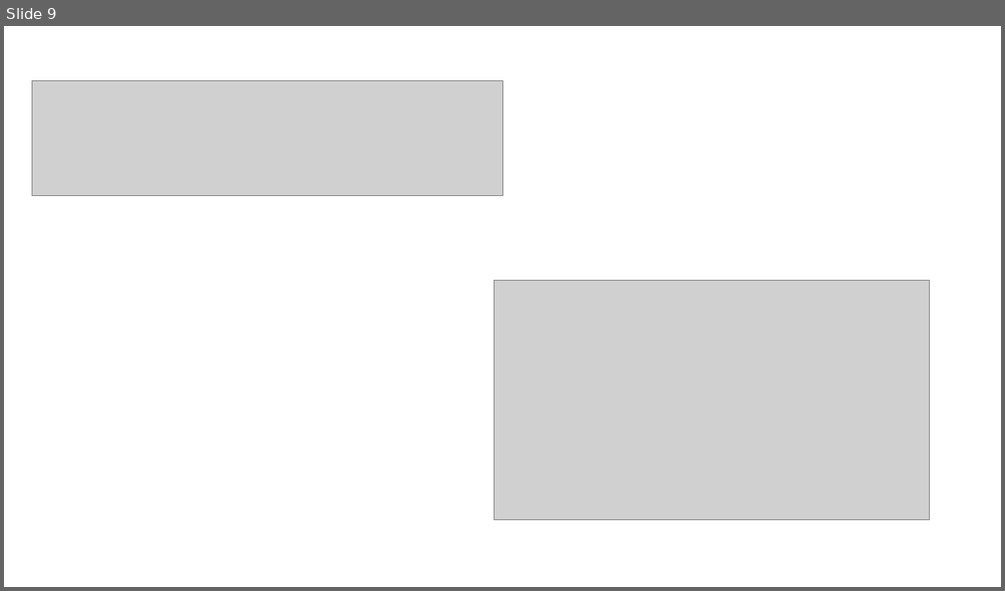
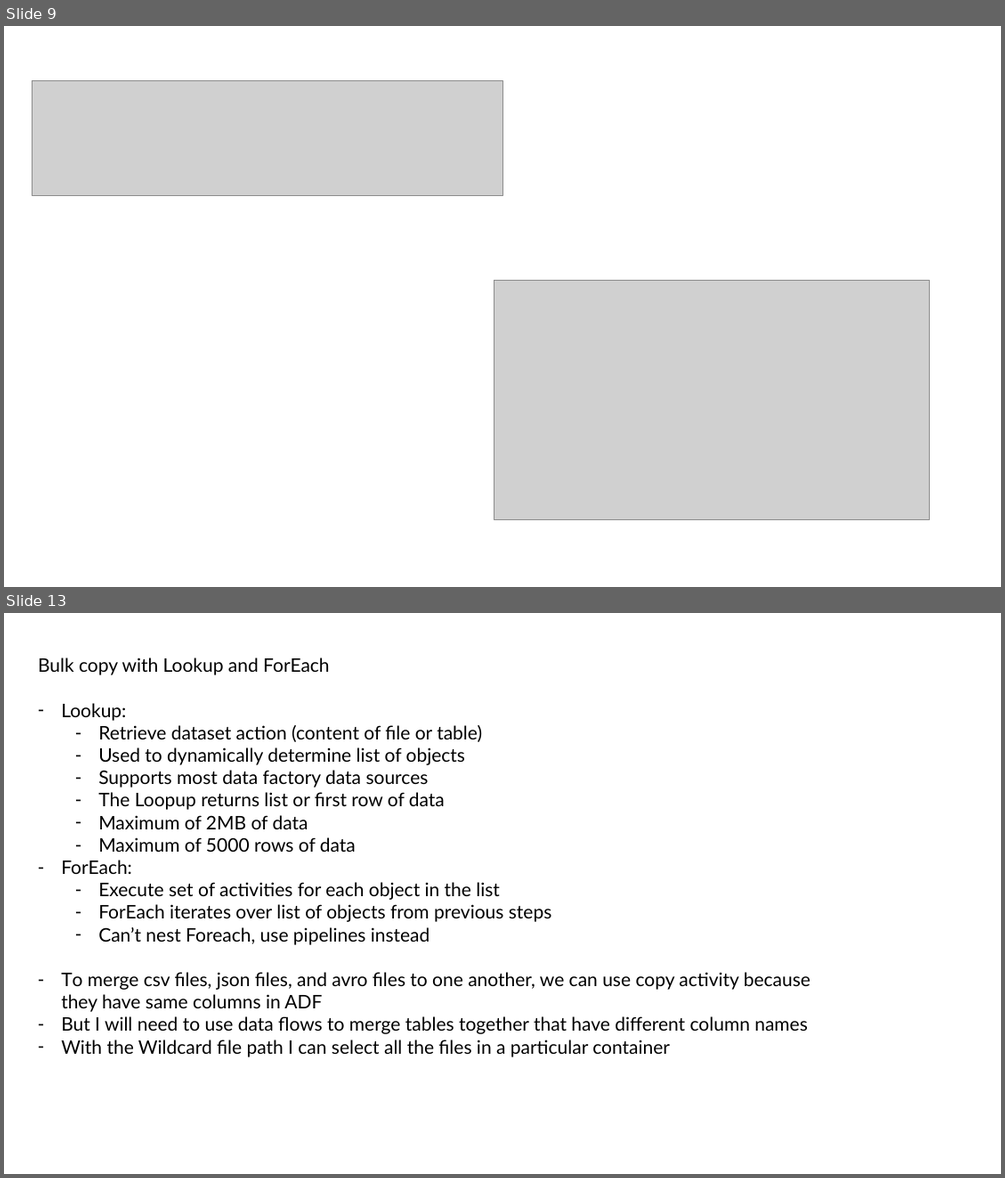
Before and after one commit to HiImPian/DEA_Rockfeather, a slide deck: DEA_solution.pptx. Shown one above the other, each under a label of ours: slide 9 before the commit, slides 9 and 13 after it; the slides between them are not shown. The pictures are 1005x591 and 1005x1178 pixels, drawn with LibreOffice and Linux fonts; fonts in the diff are those of the drawing; grey boxes stand for pictures. Boxes give left, top, right and bottom in pixels: in the first picture for what was removed or moved away, otherwise in the second. Text is boxed around its words. In the diff, an @@ line names an element or a change of style, - is before the commit and + after.

```diff
--- a/DEA_solution.pptx
+++ b/DEA_solution.pptx
@@ slide 13 added at (4,613,1001,1174), background #FFFFFF @@
@@ text added at (38,657,810,1057), 18 pt, text #000000 @@
+Bulk copy with Lookup and ForEach
+– Lookup:
+  – Retrieve dataset action (content of file or table)
+  – Used to dynamically determine list of objects
+  – Supports most data factory data sources
+  – The Loopup returns list or first row of data
+  – Maximum of 2MB of data
+  – Maximum of 5000 rows of data
+– ForEach:
+  – Execute set of activities for each object in the list
+  – ForEach iterates over list of objects from previous steps
+  – Can’t nest Foreach, use pipelines instead
+– To merge csv files, json files, and avro files to one another, we can use copy activity because they have same columns in ADF
+– But I will need to use data flows to merge tables together that have different column names
+– With the Wildcard file path I can select all the files in a particular container
```
Also in this commit, not shown: 6 slides changed, 4 other slides added, 2 other files.
